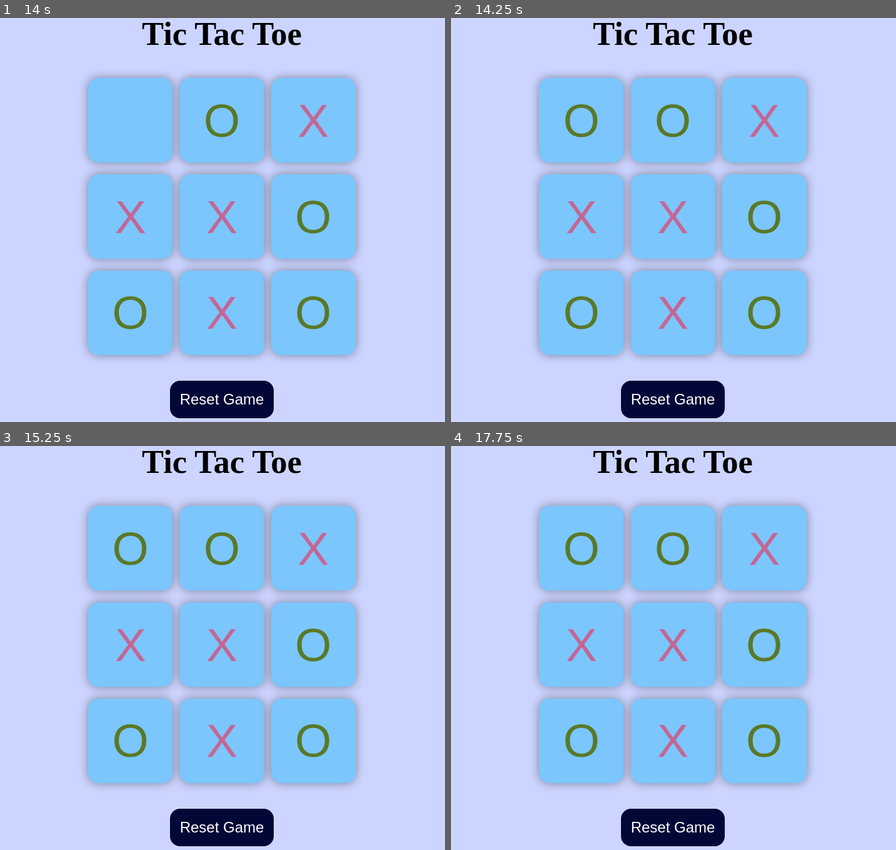
Above: before the commit, frames 1-4 (two rows, left to right).
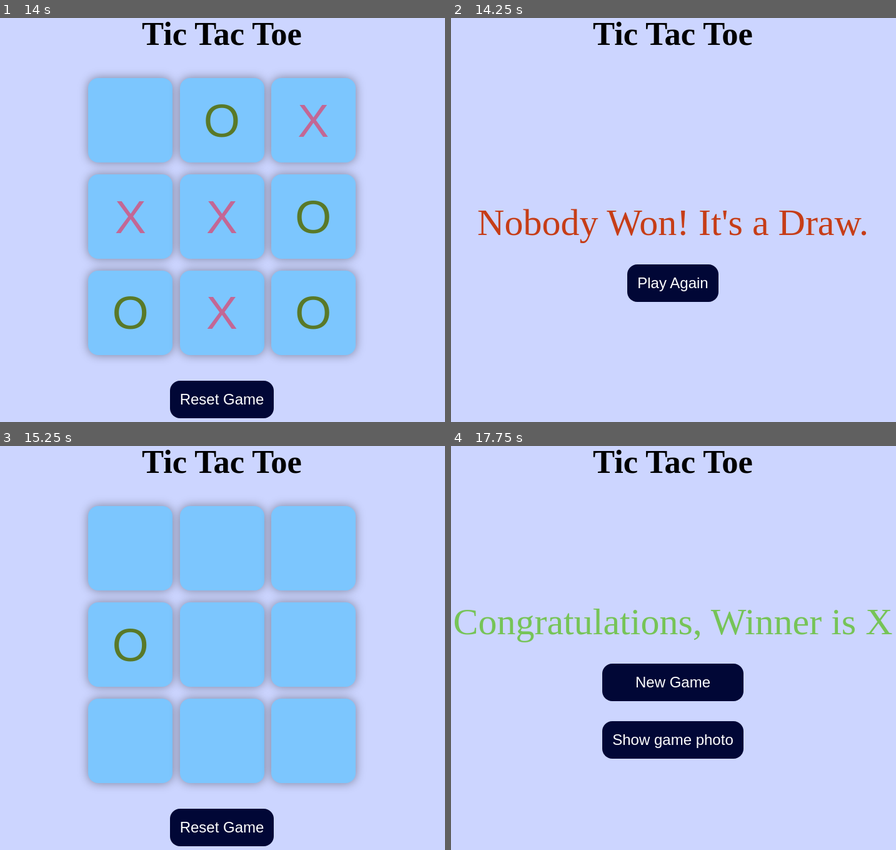
Above: after the commit, the same moments.

Repository: Mrigankasamanta/TicTacToe
Game: browser game, page index.html
Two runs of this game, one before a commit and one after it. Both use one fixed random seed, a clock stepped at 60 frames per second and the inputs below.
Inputs (mouse positions are in pixels of both pictures, inside the frame that each line leads up to):
- Up to frame 1 (14 s): click (311, 312) at 1.17 s; click (222, 312) at 1.67 s; click (222, 215) at 2.17 s; click (129, 312) at 2.67 s; click (129, 119) at 3.17 s; click "Show game photo" at 3.67 s; click "New Game" at 3.77 s; click (129, 215) at 4.17 s; click (222, 119) at 4.67 s; click (311, 119) at 5.17 s; click (311, 215) at 5.67 s; click (129, 119) at 6.17 s; click (311, 312) at 6.67 s; click (222, 312) at 7.17 s; click (222, 215) at 7.67 s; click (129, 312) at 8.17 s; click "Show game photo" at 8.67 s; click "Show game photo" at 9.17 s; click "Show game photo" at 9.67 s; click "New Game" at 9.77 s; click "Reset Game" at 10.02 s; click (222, 119) at 10.17 s; click (311, 119) at 10.67 s; click (311, 215) at 11.17 s; click (129, 215) at 11.67 s; click (311, 312) at 12.17 s; click (222, 215) at 12.67 s; click (129, 312) at 13.17 s; click (222, 312) at 13.67 s
- Up to frame 2 (14.25 s): click (580, 119) at 14.17 s
- Up to frame 3 (15.25 s): click (222, 712) at 15.02 s, where only the run after the commit has a clickable "Play Again"; click (129, 643) at 15.17 s
- Up to frame 4 (17.75 s): click (762, 547) at 15.67 s; click (673, 547) at 16.17 s; click (762, 643) at 16.67 s; click (580, 547) at 17.17 s; click (762, 740) at 17.67 s

Frame 1 is identical in both runs. In frame 2, 44% of the frame differs, in the area x 6-94%, y 14-100%; in frame 3, 2.0%; in frame 4, 44%, in the area x 0-100%, y 14-100%.

Commit message:
add drow function

Diff:
--- a/index.html
+++ b/index.html
@@ -15,8 +15,12 @@
             <button id="show">Show game photo</button>
         </div>
     </div>
+
+    <div class="tie hide">
+        <p id="msg2">Nobody Won! It's a Draw.</p>
+        <button id="playAgain">Play Again</button>
+    </div>
     <main>
-
         <div class="container">
             <div class="game">
                 <button class="box"></button>
--- a/script.js
+++ b/script.js
@@ -6,6 +6,8 @@
 let main = document.querySelector("main")
 let show = document.querySelector("#show")
 let buttons = document.querySelector(".buttons")
+let tie = document.querySelector(".tie")
+let playAgain = document.querySelector("#playAgain")
 
 
 let winPatterns = [
@@ -31,6 +33,7 @@
     enableBoxes();
     result.classList.add("hide","msg_container");
     buttons.classList.add("new_buttons")
+    tie.classList.add("hide")
     result.classList.remove("new_msg_container")
     main.classList.remove("hide")
     reset.classList.remove("hide")
@@ -52,7 +55,6 @@
 
 boxes.forEach((box) => {
     box.addEventListener("click", () => {
-        console.log("you clickl the button");
         if(turnO === true){
             box.innerText = "O";
             // box.classList.add("O");
@@ -64,8 +66,7 @@
             turnO = true;
         }
         box.disabled = true;
-    checkWin();
-
+        checkWin();
     });
 });
 
@@ -74,7 +75,12 @@
     result.classList.remove("hide");
     main.classList.add("hide")
     disableBoxes();
-}
+};
+
+const tieGame = () => {
+    tie.classList.remove("hide")
+    main.classList.add("hide")
+};
 
 const checkWin = () => {
     for(let pattern of winPatterns){
@@ -84,12 +90,21 @@
 
         if(firstVal != "" && secondVal != "" && thiredVal != ""){
             if(firstVal === secondVal && secondVal === thiredVal){
-                console.log("You win the game");
                 showWinner(firstVal);
+                return;
             };
         };
     };
-
+    let allFilled = true;
+    for(let box of boxes){
+        if (box.innerText === ""){
+            allFilled = false;
+            break;
+        };
+    };
+    if(allFilled){
+        tieGame();
+    };
 };
 
 reset.addEventListener("click",resetGame);
@@ -101,3 +116,5 @@
     main.classList.remove("hide")
     reset.classList.add("hide")
 })
+
+playAgain.addEventListener("click", newGame)
--- a/style.css
+++ b/style.css
@@ -85,6 +85,11 @@
     color: #76C457;
 }
 
+#msg2 {
+   font-size: 8vmin;
+    color: #c63d17;
+}
+
 #newGame {
     padding: 1rem;
     font-size: 1.5rem;
@@ -104,11 +109,29 @@
 
 }
 
-.hide {
-    display: none;
-}
 
 h1{
     font-size: 7vmin;
     padding-top: 2vmin;
 }
+
+.tie{
+    height: 85vh;
+    display: flex;
+    justify-content: center;
+    align-items: center;
+    gap: 2rem;
+    flex-direction: column;
+}
+
+#playAgain {
+    padding: 1rem;
+    font-size: 1.5rem;
+    background-color: #010736;
+    color: #ffffff;
+    border-radius:1rem;
+    border: none;
+}
+.hide {
+    display: none;
+}
